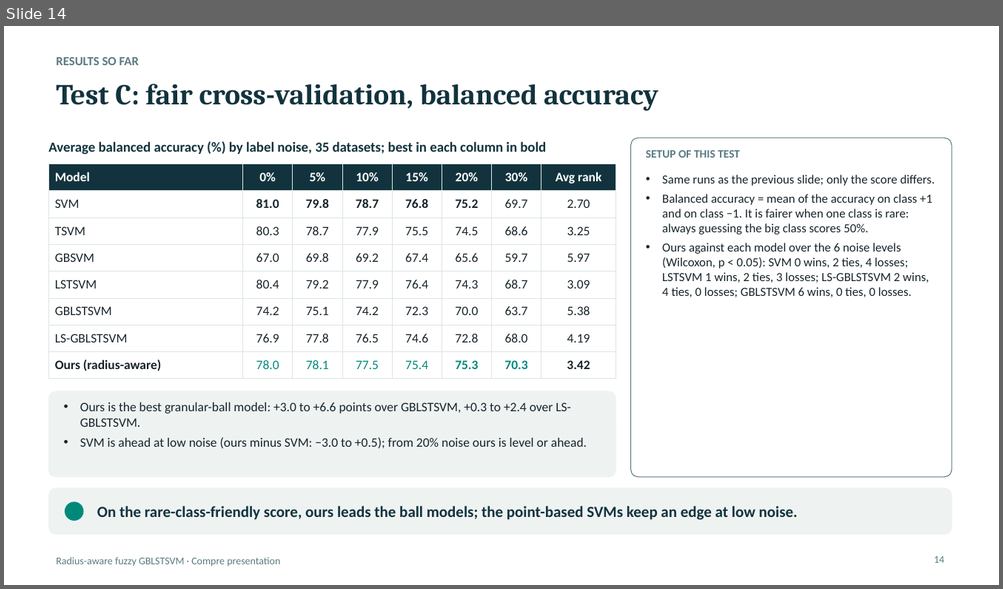
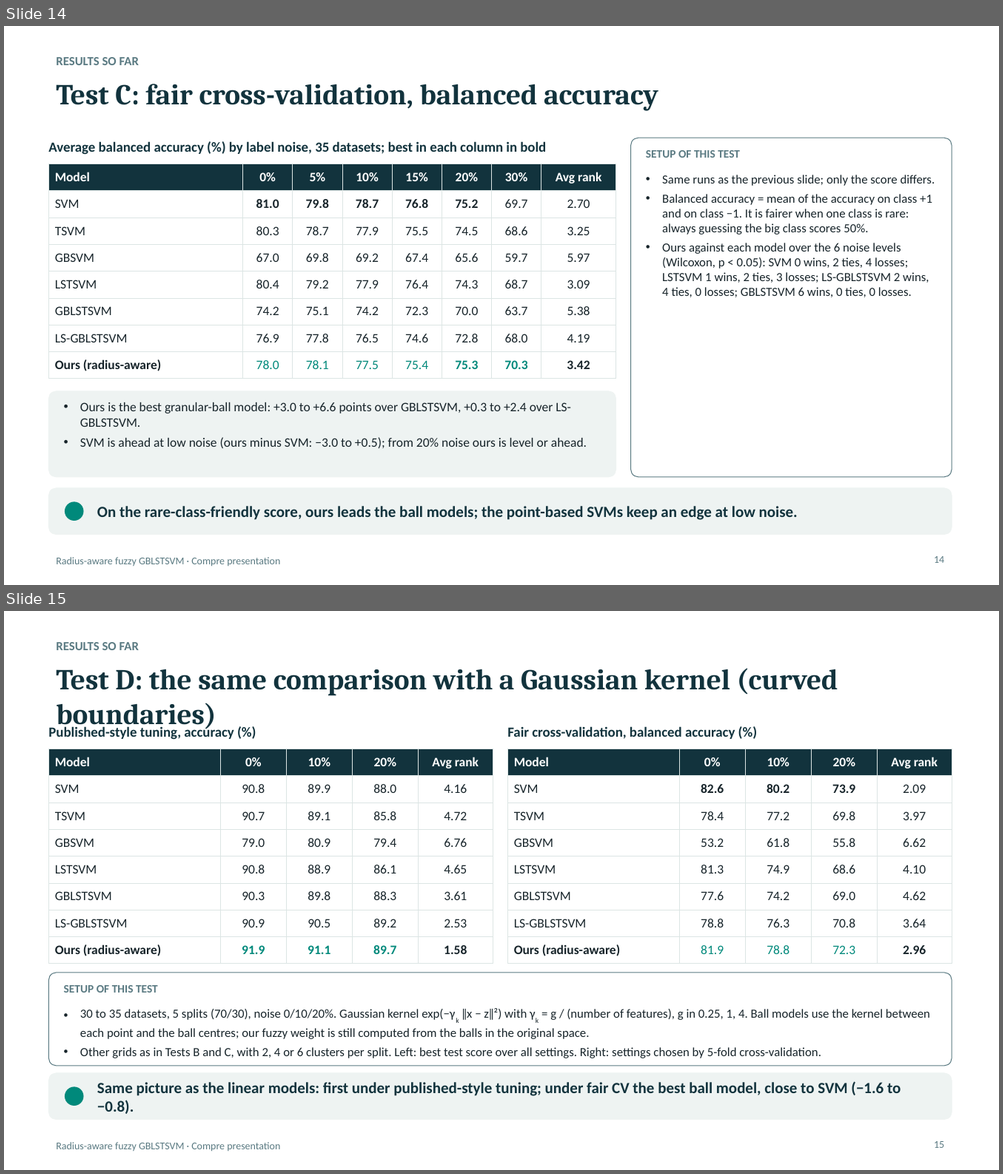
Before and after one commit to Jayagna/GBLSTSVM, a slide deck: reports/compre/compre_presentation.pptx. Shown one above the other, each under a label of ours: slide 14 before the commit, slides 14 and 15 after it. The pictures are 1003x589 and 1003x1174 pixels, drawn with LibreOffice and Linux fonts; fonts in the diff are those of the drawing. Boxes give left, top, right and bottom in pixels: in the first picture for what was removed or moved away, otherwise in the second. Text is boxed around its words. In the diff, an @@ line names an element or a change of style, - is before the commit and + after.

```diff
--- a/reports/compre/compre_presentation.pptx
+++ b/reports/compre/compre_presentation.pptx
@@ slide 15 added at (4,611,999,1170), background #FFFFFF; not listed: 1 template element that a slide beside it also shows @@
@@ text added at (56,642,139,650), 12 pt, text #5A7A82, bold @@
+RESULTS SO FAR
@@ title added at (56,668,838,732), 28 pt, text #12333D, bold @@
+Test D: the same comparison with a Gaussian kernel (curved boundaries)
@@ text added at (48,725,233,740), 13.5 pt, text #12333D, bold @@
+Published-style tuning, accuracy (%)
@@ text added at (507,726,734,739), 13.5 pt, text #12333D, bold @@
+Fair cross-validation, balanced accuracy (%)
@@ table added at (48,749,492,960), 8 rows, 5 columns @@
+Model | 0% | 10% | 20% | Avg rank
+SVM | 90.8 | 89.9 | 88.0 | 4.16
+TSVM | 90.7 | 89.1 | 85.8 | 4.72
+GBSVM | 79.0 | 80.9 | 79.4 | 6.76
+LSTSVM | 90.8 | 88.9 | 86.1 | 4.65
+GBLSTSVM | 90.3 | 89.8 | 88.3 | 3.61
+LS-GBLSTSVM | 90.9 | 90.5 | 89.2 | 2.53
+Ours (radius-aware) | 91.9 | 91.1 | 89.7 | 1.58
@@ table added at (508,749,950,960), 8 rows, 5 columns @@
+Model | 0% | 10% | 20% | Avg rank
+SVM | 82.6 | 80.2 | 73.9 | 2.09
+TSVM | 78.4 | 77.2 | 69.8 | 3.97
+GBSVM | 53.2 | 61.8 | 55.8 | 6.62
+LSTSVM | 81.3 | 74.9 | 68.6 | 4.10
+GBLSTSVM | 77.6 | 74.2 | 69.0 | 4.62
+LS-GBLSTSVM | 78.8 | 76.3 | 70.8 | 3.64
+Ours (radius-aware) | 81.9 | 78.8 | 72.3 | 2.96
@@ rounded rectangle added at (48,973,951,1066), fill #FFFFFF, outline #5A7A82 0.75 pt @@
@@ text added at (64,985,158,993), 11 pt, text #5A7A82, bold @@
+SETUP OF THIS TEST
@@ text added at (80,1008,930,1059), 12 pt, text #17242A @@
+• 30 to 35 datasets, 5 splits (70/30), noise 0/10/20%. Gaussian kernel exp(−γk ‖x − z‖²) with γk = g / (number of features), g in 0.25, 1, 4. Ball models use the kernel between each point and the ball centres; our fuzzy weight is still computed from the balls in the original space.
+• Other grids as in Tests B and C, with 2, 4 or 6 clusters per split. Left: best test score over all settings. Right: settings chosen by 5-fold cross-validation.
@@ rounded rectangle added at (48,1073,951,1120), fill #EEF3F2, outline #EEF3F2 0.75 pt @@
@@ ellipse added at (65,1088,83,1105), fill #00897B, outline #00897B 1 pt @@
@@ text added at (97,1082,900,1114), 15 pt, text #12333D, bold @@
+Same picture as the linear models: first under published-style tuning; under fair CV the best ball model, close to SVM (−1.6 to −0.8).
@@ page number added at (933,1142,944,1148), 10 pt, text #5A7A82 @@
+15
```
Also in this commit, not shown: 43 other files.
